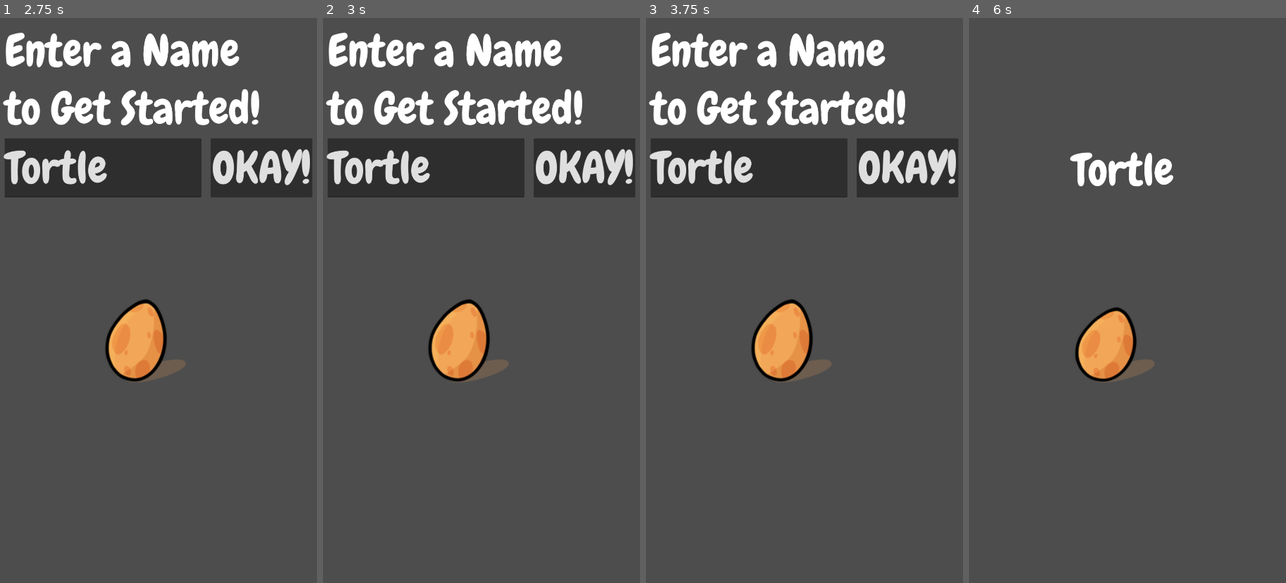
Above: before the commit, frames 1-4 (left to right).
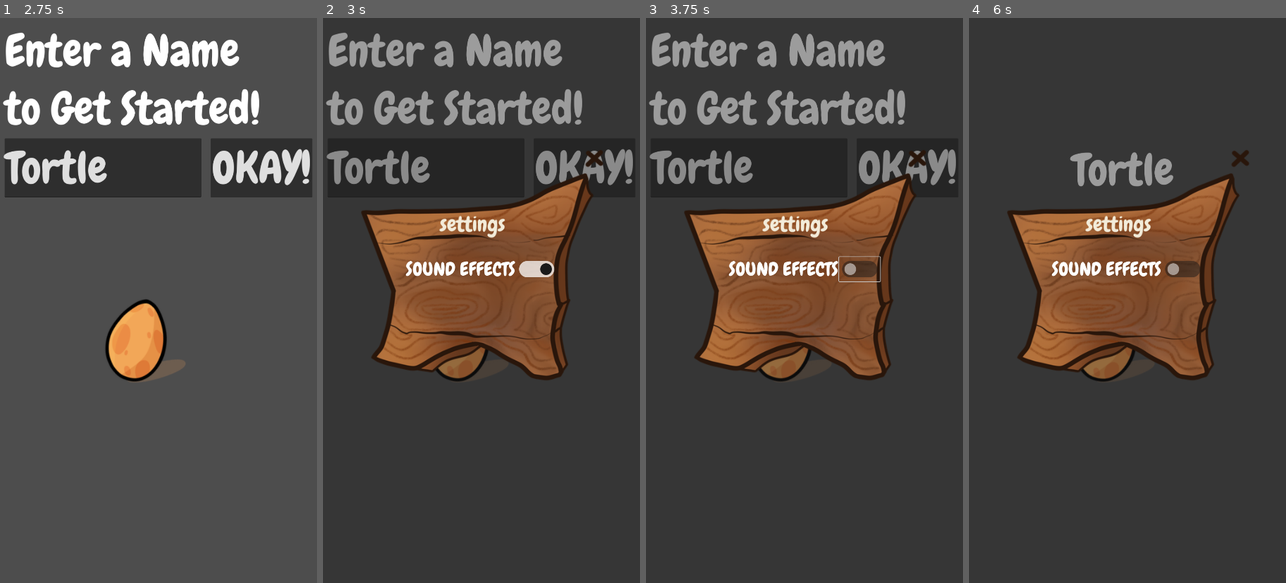
Above: after the commit, the same moments.

Repository: 100-Devs-1-Game/PocketTurtle
Game: Godot game, scene res://game/main/main.tscn
Two runs of this game, one before a commit and one after it. Both use one fixed random seed, a clock stepped at 60 frames per second and the inputs below.
Inputs (mouse positions are in pixels of both pictures, inside the frame that each line leads up to):
- Up to frame 1 (2.75 s): tap Enter at 0.5, 2 s; tap Space at 1.25 s
- Up to frame 2 (3 s): click (475, 300) at 2.77 s
- Up to frame 3 (3.75 s): click (858, 266) at 3.52 s
- Up to frame 4 (6 s): click "OKAY!" at 4.25 s; click (1228, 170) at 5 s, where only the run after the commit has a clickable "OKAY!"; click (1121, 300) at 5.77 s

Frame 1 is identical in both runs. In frame 2, 26% of the frame differs, in the area x 0-98%, y 2-65%; in frame 3, 26%; in frame 4, 20%.

Commit message:
adds settings menu

Diff:
--- a/src/default_bus_layout.tres
+++ b/src/default_bus_layout.tres
@@ -1,3 +1,9 @@
 [gd_resource type="AudioBusLayout" format=3 uid="uid://jco1dc1qs1bm"]
 
 [resource]
+bus/1/name = &"SFX"
+bus/1/solo = false
+bus/1/mute = false
+bus/1/bypass_fx = false
+bus/1/volume_db = 0.0
+bus/1/send = &"Master"
--- /dev/null
+++ b/src/game/data/ui/checkbutton_checked.tres
@@ -0,0 +1,6 @@
+[gd_resource type="DPITexture" format=3 uid="uid://carig35q065ri"]
+
+[resource]
+_source = "<svg xmlns=\"http://www.w3.org/2000/svg\" width=\"32\" height=\"16\"><rect width=\"30\" height=\"14\" x=\"1\" y=\"1\" fill=\"#fff\" fill-opacity=\".75\" rx=\"7\"/><circle cx=\"24\" cy=\"8\" r=\"5\" fill=\"#1a1a1a\"/></svg>
+"
+base_scale = 4.0
--- /dev/null
+++ b/src/game/data/ui/checkbutton_unchecked.tres
@@ -0,0 +1,6 @@
+[gd_resource type="DPITexture" format=3 uid="uid://dkkoke5ghs0rf"]
+
+[resource]
+_source = "<svg xmlns=\"http://www.w3.org/2000/svg\" width=\"32\" height=\"16\"><g fill-opacity=\".5\"><rect width=\"30\" height=\"14\" x=\"1\" y=\"1\" fill=\"#1a1a1a\" rx=\"7\"/><circle cx=\"8\" cy=\"8\" r=\"5\" fill=\"#fff\"/></g></svg>
+"
+base_scale = 4.0
--- a/src/game/game/game.gd
+++ b/src/game/game/game.gd
@@ -8,6 +8,8 @@
 @export var turtle_controls: TurtleControls
 @export var debug_controls: DebugControls
 @export var visual: TurtleVisual
+@export var turtle_texture_button: BaseButton
+@export var settings_menu: SettingsMenu
 
 var turtle: TurtleState
 
@@ -22,6 +24,7 @@
 }
 
 var game_state: GameState = GameState.NAMING
+var sfx_enabled: bool = true
 
 func _ready() -> void:
 	turtle = TurtleState.new()
@@ -33,6 +36,7 @@
 		if save_game_data.read_dict(dict) == OK:
 			time_scale_factor = save_game_data.time_scale
 			save_game_data.load_turtle(turtle)
+			sfx_enabled = save_game_data.sfx_enabled
 		else:
 			# Missing or corrupt save file, use default.
 			turtle = TurtleState.new_default()
@@ -43,6 +47,13 @@
 	if turtle.turtle_stage != Enums.TurtleStage.EGG or turtle.turtle_name != "":
 		game_state = GameState.PLAYING
 
+
+	turtle_texture_button.pressed.connect(_on_turtle_texture_button_pressed)
+	settings_menu.visible = false
+	settings_menu.close_requested.connect(_on_settings_menu_close_requested)
+	settings_menu.sfx_changed.connect(_on_settings_menu_sfx_changed)
+	set_sfx_enabled(sfx_enabled)
+	settings_menu.set_sfx_eanbled(sfx_enabled)
 
 	debug_controls.visible = false
 	debug_controls.turtle = turtle
@@ -79,6 +90,7 @@
 	var save_game_data := SaveGameData.new()
 	save_game_data.save_turtle(turtle)
 	save_game_data.time_scale = time_scale_factor
+	save_game_data.sfx_enabled = sfx_enabled
 
 	var dict := save_game_data.to_dict()
 	var json_string := JSON.stringify(dict)
@@ -214,3 +226,17 @@
 	window.borderless = true
 
 #endregion
+
+func _on_turtle_texture_button_pressed() -> void:
+	settings_menu.visible = true
+
+func _on_settings_menu_close_requested() -> void:
+	settings_menu.visible = false
+
+func _on_settings_menu_sfx_changed(p_sfx_enabled: bool) -> void:
+	set_sfx_enabled(p_sfx_enabled)
+
+func set_sfx_enabled(p_sfx_enabled: bool) -> void:
+	sfx_enabled = p_sfx_enabled
+	var sfx_bus_index := AudioServer.get_bus_index("SFX")
+	AudioServer.set_bus_mute(sfx_bus_index, not sfx_enabled)
--- a/src/game/game/game.tscn
+++ b/src/game/game/game.tscn
@@ -1,16 +1,19 @@
-[gd_scene load_steps=6 format=3 uid="uid://ds2eh58jgfc40"]
+[gd_scene load_steps=7 format=3 uid="uid://ds2eh58jgfc40"]
 
 [ext_resource type="Script" uid="uid://d0s1ovrnexg26" path="res://game/game/game.gd" id="1_gcjq5"]
 [ext_resource type="Texture2D" uid="uid://b15ddiotq61n5" path="res://assets/Art Assets/UI/app_icon.png" id="3_kkdll"]
 [ext_resource type="PackedScene" uid="uid://8t5qxjkxl0h" path="res://game/turtle/turtle_controls.tscn" id="3_m7sxm"]
 [ext_resource type="PackedScene" uid="uid://vtqx0offch3v" path="res://game/debug_controls/debug_controls.tscn" id="5_suqcb"]
 [ext_resource type="PackedScene" uid="uid://ekn7nk742n1o" path="res://game/turtle/turtle_visual.tscn" id="6_efj5v"]
+[ext_resource type="PackedScene" uid="uid://d1nw200qkejj4" path="res://game/settings_menu/settings_menu.tscn" id="6_gsnfh"]
 
-[node name="Game" type="Node2D" node_paths=PackedStringArray("turtle_controls", "debug_controls", "visual")]
+[node name="Game" type="Node2D" node_paths=PackedStringArray("turtle_controls", "debug_controls", "visual", "turtle_texture_button", "settings_menu")]
 script = ExtResource("1_gcjq5")
 turtle_controls = NodePath("TurtleControls")
 debug_controls = NodePath("DebugControls")
 visual = NodePath("SubViewportContainer/SubViewport/World/Visual")
+turtle_texture_button = NodePath("CanvasLayer/TextureRect")
+settings_menu = NodePath("CanvasLayer2/SettingsMenu")
 
 [node name="StatusIndicator" type="StatusIndicator" parent="."]
 icon = ExtResource("3_kkdll")
@@ -49,3 +52,16 @@
 position = Vector2(256, 256)
 
 [node name="Visual" parent="SubViewportContainer/SubViewport/World" instance=ExtResource("6_efj5v")]
+
+[node name="CanvasLayer" type="CanvasLayer" parent="."]
+
+[node name="TextureRect" type="TextureButton" parent="CanvasLayer"]
+offset_left = 202.0
+offset_top = 680.0
+offset_right = 830.0
+offset_bottom = 1234.0
+
+[node name="CanvasLayer2" type="CanvasLayer" parent="."]
+
+[node name="SettingsMenu" parent="CanvasLayer2" instance=ExtResource("6_gsnfh")]
+visible = false
--- a/src/game/save_game_data.gd
+++ b/src/game/save_game_data.gd
@@ -17,6 +17,8 @@
 @export var time_scale: float = 1.0
 # The name of the turtle
 @export var turtle_name: String
+# Are sound effects enabled?
+@export var sfx_enabled: bool = true
 
 func to_dict() -> Dictionary:
 	return {
@@ -27,6 +29,7 @@
 		"turtle_variant": turtle_variant,
 		"time_scale": time_scale,
 		"turtle_name": turtle_name,
+		"sfx_enabled": sfx_enabled,
 	}
 
 
@@ -42,6 +45,7 @@
 	if time_scale < 0 or is_zero_approx(time_scale):
 		time_scale = 1.0
 	turtle_name = dict.get("turtle_name") if dict.has("turtle_name") else "Tortle"
+	sfx_enabled = dict.get("sfx_enabled") if dict.has("sfx_enabled") else true
 	return OK
 
 func save_turtle(turtle: TurtleState) -> void:
--- /dev/null
+++ b/src/game/settings_menu/settings_menu.gd
@@ -0,0 +1,24 @@
+class_name SettingsMenu
+extends Control
+
+signal close_requested
+signal sfx_changed(enabled: bool)
+
+
+@export var close_button: BaseButton
+@export var sfx_check_button: CheckButton
+
+func _ready() -> void:
+	close_button.pressed.connect(_on_close_button_pressed)
+	sfx_check_button.toggled.connect(_on_sfx_check_button_toggled)
+
+func _on_close_button_pressed() -> void:
+	close_requested.emit()
+
+
+func set_sfx_eanbled(p_enabled: bool) -> void:
+	sfx_check_button.button_pressed = p_enabled
+
+
+func _on_sfx_check_button_toggled(p_is_toggled: bool) -> void:
+	sfx_changed.emit(p_is_toggled)
--- /dev/null
+++ b/src/game/settings_menu/settings_menu.tscn
@@ -0,0 +1,64 @@
+[gd_scene load_steps=6 format=3 uid="uid://d1nw200qkejj4"]
+
+[ext_resource type="Texture2D" uid="uid://3ncmywe0t4qu" path="res://assets/Art Assets/UI/settings_background.png" id="1_h77k3"]
+[ext_resource type="Script" uid="uid://b448m43s886lk" path="res://game/settings_menu/settings_menu.gd" id="1_r7u86"]
+[ext_resource type="FontFile" uid="uid://co7bol411m67c" path="res://assets/Font/Chewy-Regular.ttf" id="3_8m0rt"]
+[ext_resource type="Texture2D" uid="uid://carig35q065ri" path="res://game/data/ui/checkbutton_checked.tres" id="4_g2x4v"]
+[ext_resource type="Texture2D" uid="uid://dkkoke5ghs0rf" path="res://game/data/ui/checkbutton_unchecked.tres" id="5_pnu0s"]
+
+[node name="SettingsMenu" type="Control" node_paths=PackedStringArray("close_button", "sfx_check_button")]
+layout_mode = 3
+anchors_preset = 15
+anchor_right = 1.0
+anchor_bottom = 1.0
+grow_horizontal = 2
+grow_vertical = 2
+script = ExtResource("1_r7u86")
+close_button = NodePath("TextureButton")
+sfx_check_button = NodePath("GridContainer/CheckButton")
+
+[node name="Background" type="ColorRect" parent="."]
+layout_mode = 0
+offset_right = 1080.0
+offset_bottom = 1920.0
+grow_horizontal = 2
+grow_vertical = 2
+color = Color(0.09803922, 0.09803922, 0.09803922, 0.43137255)
+
+[node name="SettingsBackground" type="Sprite2D" parent="."]
+position = Vector2(538.5, 903)
+scale = Vector2(2.1152344, 2.0722656)
+texture = ExtResource("1_h77k3")
+
+[node name="TextureButton" type="TextureButton" parent="."]
+layout_mode = 0
+offset_left = 856.0
+offset_top = 423.0
+offset_right = 992.0
+offset_bottom = 530.0
+
+[node name="GridContainer" type="GridContainer" parent="."]
+layout_mode = 1
+anchors_preset = 8
+anchor_left = 0.5
+anchor_top = 0.5
+anchor_right = 0.5
+anchor_bottom = 0.5
+offset_left = -258.0
+offset_top = -148.0
+offset_right = 258.0
+offset_bottom = -65.0
+grow_horizontal = 2
+grow_vertical = 2
+columns = 2
+
+[node name="Label" type="Label" parent="GridContainer"]
+layout_mode = 2
+theme_override_fonts/font = ExtResource("3_8m0rt")
+theme_override_font_sizes/font_size = 64
+text = "SOUND EFFECTS"
+
+[node name="CheckButton" type="CheckButton" parent="GridContainer"]
+layout_mode = 2
+theme_override_icons/checked = ExtResource("4_g2x4v")
+theme_override_icons/unchecked = ExtResource("5_pnu0s")
--- a/src/game/turtle/turtle_visual.tscn
+++ b/src/game/turtle/turtle_visual.tscn
@@ -1042,24 +1042,33 @@
 [node name="Audio" type="Node" parent="."]
 
 [node name="EggCrackAudioStreamPlayer" type="AudioStreamPlayer" parent="Audio"]
+bus = &"SFX"
 
 [node name="DeathAudioStreamPlayer" type="AudioStreamPlayer" parent="Audio"]
 stream = ExtResource("14_j3lif")
+bus = &"SFX"
 
 [node name="EvolutionAudioStreamPlayer" type="AudioStreamPlayer" parent="Audio"]
 stream = ExtResource("13_3s0i2")
+bus = &"SFX"
 
 [node name="SparkleAudioStreamPlayer" type="AudioStreamPlayer" parent="Audio"]
 stream = ExtResource("27_motv2")
+bus = &"SFX"
 
 [node name="PetsAudioStreamPlayer" type="AudioStreamPlayer" parent="Audio"]
+bus = &"SFX"
 
 [node name="EatAudioStreamPlayer" type="AudioStreamPlayer" parent="Audio"]
+bus = &"SFX"
 
 [node name="AllCleanAudioStreamPlayer" type="AudioStreamPlayer" parent="Audio"]
 stream = ExtResource("27_motv2")
+bus = &"SFX"
 
 [node name="ThoughtPopupAudioStreamPlayer" type="AudioStreamPlayer" parent="Audio"]
 stream = ExtResource("34_pfxnx")
+bus = &"SFX"
 
 [node name="ScrubbingStreamAudioStreamPlayer" type="AudioStreamPlayer" parent="Audio"]
+bus = &"SFX"
Not shown, added: src/game/settings_menu/settings_menu.gd.uid
